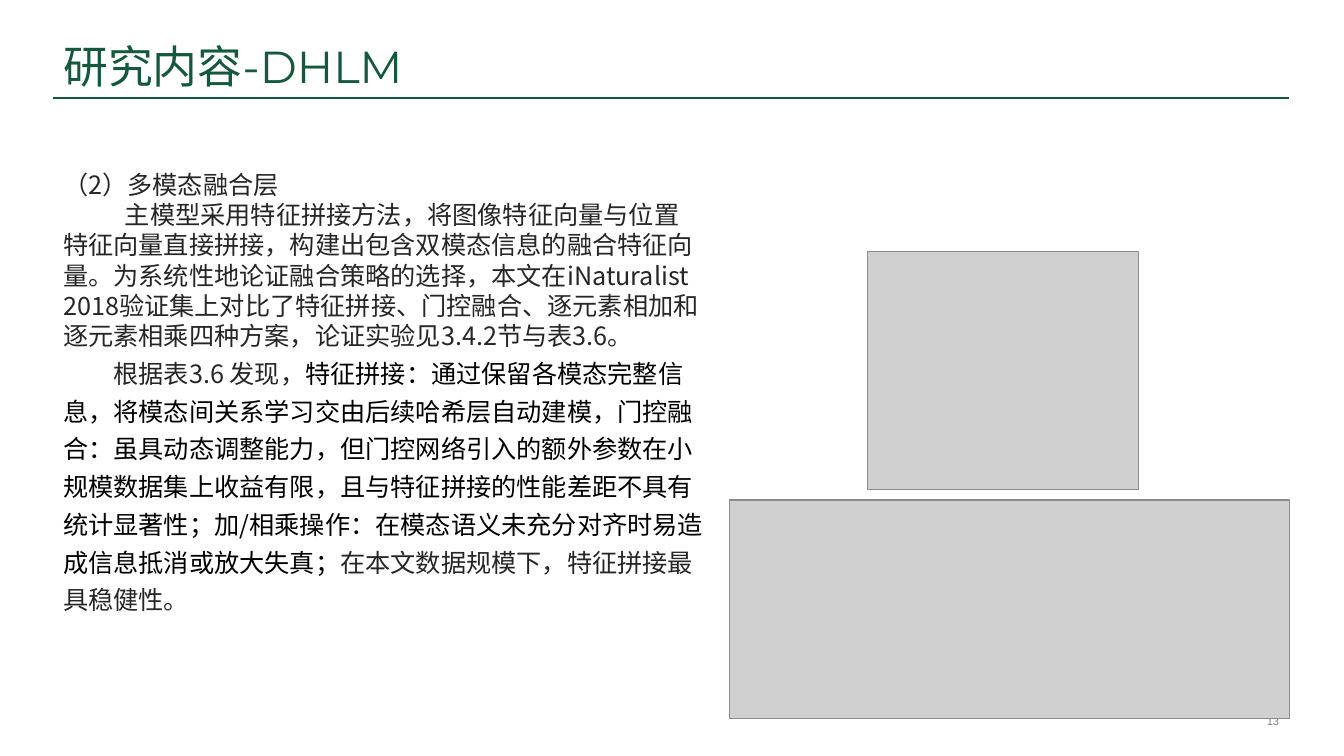
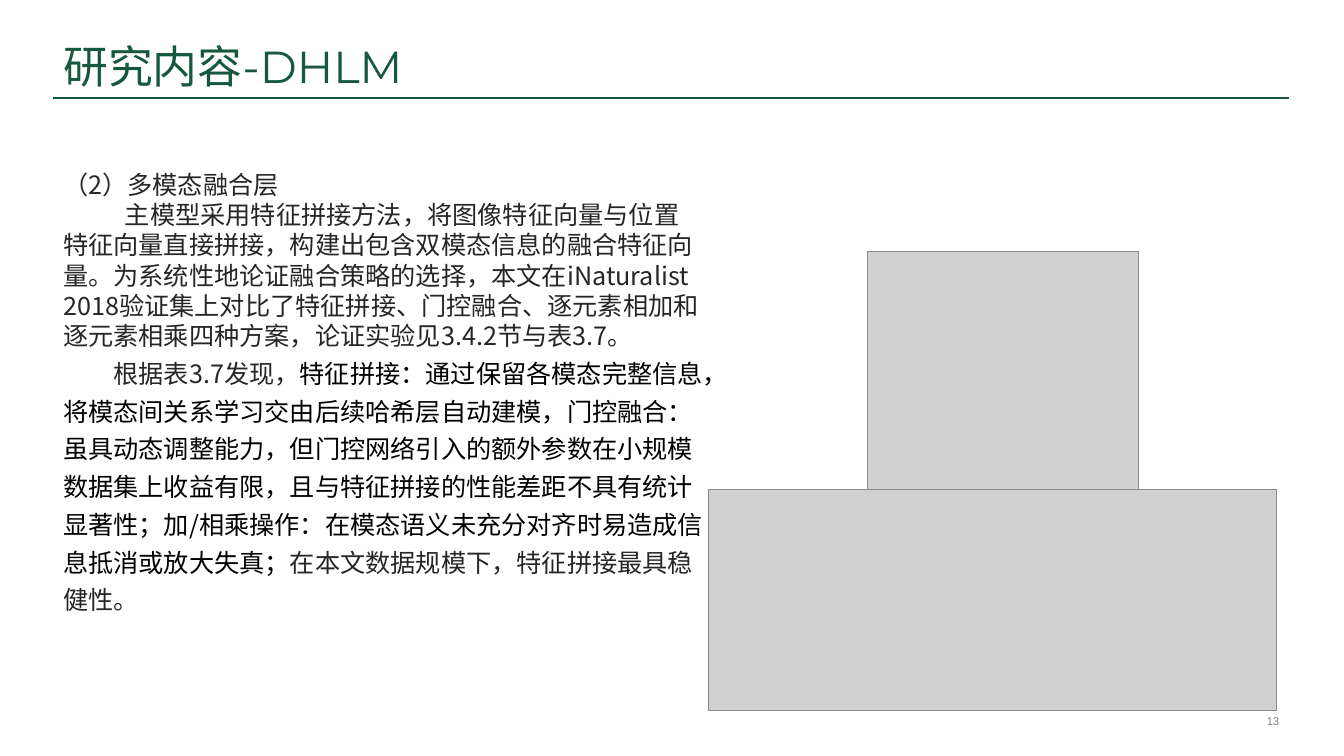
Before and after one commit to ssl1995/imooc-wiki, a slide deck: slide 13 of word/答辩/99-答辩准备/5200090_宋声林_答辩PPT.pptx. Drawn at 1344x756 pixels with LibreOffice and Linux fonts; fonts in the diff are those of the drawing; grey boxes stand for pictures; background and template pictures are left out. Boxes give left, top, right and bottom in pixels: in the first picture for what was removed or moved away, otherwise in the second. Text is boxed around its words. In the diff, an @@ line names an element or a change of style, - is before the commit and + after.

```diff
--- a/word/答辩/99-答辩准备/5200090_宋声林_答辩PPT.pptx
+++ b/word/答辩/99-答辩准备/5200090_宋声林_答辩PPT.pptx
@@ text at (x1=63, y1=202, x2=729, y2=611): text changed @@
-主模型采用特征拼接方法，将图像特征向量与位置特征向量直接拼接，构建出包含双模态信息的融合特征向量。为系统性地论证融合策略的选择，本文在iNaturalist 2018验证集上对比了特征拼接、门控融合、逐元素相加和逐元素相乘四种方案，论证实验见3.4.2节与表3.6。
-根据表3.6 发现，特征拼接：通过保留各模态完整信息，将模态间关系学习交由后续哈希层自动建模，门控融合：虽具动态调整能力，但门控网络引入的额外参数在小规模数据集上收益有限，且与特征拼接的性能差距不具有统计显著性；加/相乘操作：在模态语义未充分对齐时易造成信息抵消或放大失真；在本文数据规模下，特征拼接最具稳健性。
+主模型采用特征拼接方法，将图像特征向量与位置特征向量直接拼接，构建出包含双模态信息的融合特征向量。为系统性地论证融合策略的选择，本文在iNaturalist 2018验证集上对比了特征拼接、门控融合、逐元素相加和逐元素相乘四种方案，论证实验见3.4.2节与表3.7。
+根据表3.7发现，特征拼接：通过保留各模态完整信息，将模态间关系学习交由后续哈希层自动建模，门控融合：虽具动态调整能力，但门控网络引入的额外参数在小规模数据集上收益有限，且与特征拼接的性能差距不具有统计显著性；加/相乘操作：在模态语义未充分对齐时易造成信息抵消或放大失真；在本文数据规模下，特征拼接最具稳健性。
@@ picture resized from (x1=730, y1=500, x2=1290, y2=719) to (x1=709, y1=490, x2=1277, y2=711) @@
```
Also in this commit, not shown: 5 other slides changed, 26 other files.
